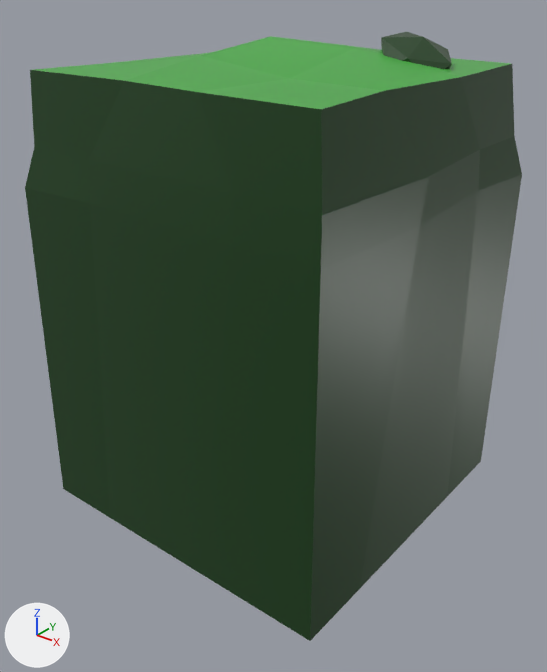
Before and after pictures for a commit that changed the FBX model Assets/Tiles/TileWall/TileWall_03.fbx.
Both versions are drawn from a 50 mm camera at (1.3, -1.648, 0.535) aimed at (0.031, -0.062, -0.448). Lighting does not change. The marker at lower left points along +X, +Y and +Z. Where no turn or scale is listed for an object, it has been applied to the vertices.

Names of what the first picture shows: 'WallTile_03'.
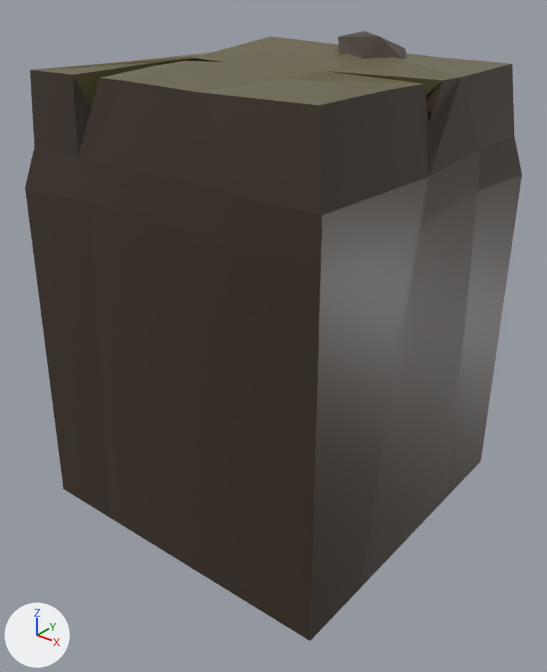
Edits to the scene script, one JSON object a line:
```json
{"op": "set", "path": "mat_top_003.base_color", "old": "(0.0545, 0.413, 0.0467)", "new": "(0.127, 0.109, 0.0437)", "note": "green #42ac3d -> brown #645d3b"}
{"op": "set", "path": "mat_sides_003.base_color", "old": "(0.00907, 0.0495, 0.00802)", "new": "(0.0452, 0.0284, 0.0168)", "note": "dark green #183f16 -> brown #3c2f23"}
{"block": "me_basictile_003", "where": "# used by ob_walltile_03; location = (0.0, 0.0, 0.0)"}
{"op": "remove", "block": "me_basictile_003", "code": "me_basictile_003.from_pydata(...)  # 64 vertices, 66 faces; spans x -0.504..0.508, y -0.5..0.502, z -1.0..0.383"}
{"op": "add", "block": "me_basictile_003", "code": "me_basictile_003.from_pydata(...)  # 100 vertices, 94 faces; spans x -0.504..0.508, y -0.5..0.502, z -1.0..0.383"}
{"block": "me_basictile_003", "change": "me_basictile_003 part 1"}
{"block": "me_basictile_003", "change": "9 faces are deleted"}
{"block": "me_basictile_003", "change": "5 vertices in x 0.21..0.362, y 0.12..0.321, z 0.285..0.383 move by (-0.097, -0.055, 0.0)"}
{"block": "me_basictile_003", "change": "4 vertices in x 0.255..0.352, y 0.109..0.271, z 0.28..0.377 move by (-0.097, -0.054, 0.0)"}
{"block": "me_basictile_003", "change": "5 vertices move from x -0.465..0.475, y -0.477..0.458, z 0.303..0.342 to x -0.401..0.443, y -0.441..0.41, z 0.303..0.342"}
{"block": "me_basictile_003", "change": "36 vertices are added at x -0.296..0.461, y -0.463..0.469, z -0.041..0.33"}
{"block": "me_basictile_003", "change": "23 new faces join them, mat_top_003 (brown #645d3b)"}
{"block": "me_basictile_003", "change": "14 new faces join them, mat_sides_003 (brown #3c2f23)"}
```

Boxes (x1, y1, x2, y2) around the edits, measured in the pictures (547 x 672 px):
```json
{"object": "WallTile_03", "change": "recoloured, reshaped", "before": [25, 32, 522, 641], "after": [25, 31, 522, 641]}
{"part": 1, "of": "me_basictile_003", "change": "built on", "before": [25, 32, 480, 215], "after": [25, 31, 480, 215]}
```
